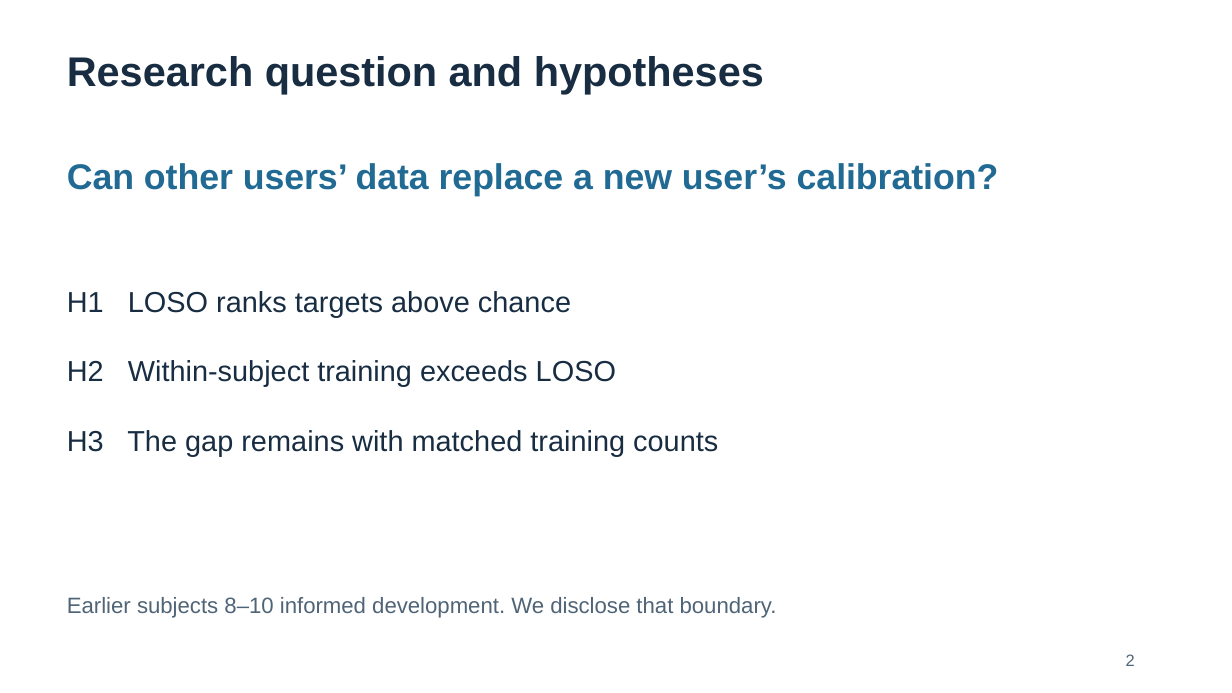
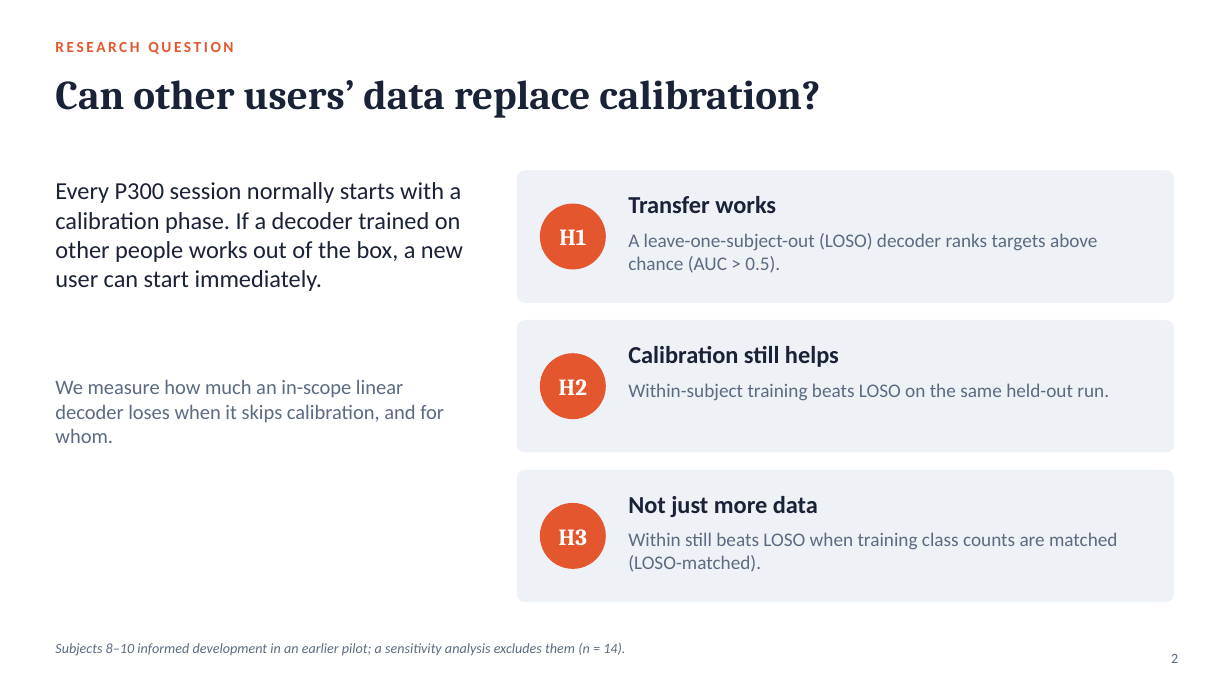
Before and after one commit to B1rzhan07/ROBT613-midterm, a slide deck: slide 2 of bci-midterm/output/presentation.pptx. Drawn at 1232x693 pixels with LibreOffice and Linux fonts; fonts in the diff are those of the drawing. Boxes give left, top, right and bottom in pixels: in the first picture for what was removed or moved away, otherwise in the second. Text is boxed around its words. In the diff, an @@ line names an element or a change of style, - is before the commit and + after.

```diff
--- a/bci-midterm/output/presentation.pptx
+++ b/bci-midterm/output/presentation.pptx
@@ text at (55, 42, 233, 54): text changed; size 32.2 to 12 pt; font Arial to Calibri; text colour #182D42 to #E4572E @@
-Research question and hypotheses
+RESEARCH QUESTION
@@ text at (55, 80, 820, 118): text changed; size 27.8 to 32 pt; font Arial to Cambria; text colour #216A93 to #1A2238 @@
-Can other users’ data replace a new user’s calibration?
+Can other users’ data replace calibration?
@@ rounded rectangle added at (518, 171, 1174, 302), fill #EEF1F6, outline #EEF1F6 1 pt @@
@@ text added at (55, 182, 463, 291), 19 pt, text #1A2238 @@
+Every P300 session normally starts with a calibration phase. If a decoder trained on other people works out of the box, a new user can start immediately.
@@ ellipse added at (541, 204, 605, 269), fill #E4572E, outline #E4572E 1 pt @@
@@ text added at (628, 196, 776, 213), 19 pt, text #1A2238, bold @@
+Transfer works
@@ text added at (559, 229, 586, 245), 18 pt, text #FFFFFF, bold @@
+H1
@@ text added at (628, 233, 1097, 273), 15 pt, text #5B6B82 @@
+A leave-one-subject-out (LOSO) decoder ranks targets above chance (AUC > 0.5).
@@ text removed at (67, 291, 718, 456) @@
-H1 LOSO ranks targets above chance
-H2 Within-subject training exceeds LOSO
-H3 The gap remains with matched training counts
@@ rounded rectangle added at (518, 321, 1174, 452), fill #EEF1F6, outline #EEF1F6 1 pt @@
@@ ellipse added at (541, 354, 605, 419), fill #E4572E, outline #E4572E 1 pt @@
@@ text added at (628, 346, 839, 367), 19 pt, text #1A2238, bold @@
+Calibration still helps
@@ text added at (55, 379, 444, 443), 16 pt, text #5B6B82 @@
+We measure how much an in-scope linear decoder loses when it skips calibration, and for whom.
@@ text added at (559, 379, 587, 395), 18 pt, text #FFFFFF, bold @@
+H2
@@ text added at (628, 383, 1109, 400), 15 pt, text #5B6B82 @@
+Within-subject training beats LOSO on the same held-out run.
@@ rounded rectangle added at (518, 470, 1174, 602), fill #EEF1F6, outline #EEF1F6 1 pt @@
@@ ellipse added at (541, 504, 605, 568), fill #E4572E, outline #E4572E 1 pt @@
@@ text added at (628, 496, 818, 517), 19 pt, text #1A2238, bold @@
+Not just more data
@@ text added at (559, 529, 587, 545), 18 pt, text #FFFFFF, bold @@
+H3
@@ text added at (628, 532, 1117, 572), 15 pt, text #5B6B82 @@
+Within still beats LOSO when training class counts are matched (LOSO-matched).
@@ text at (55, 643, 625, 656): text changed; size 17.2 to 11 pt; font Arial to Calibri; text colour #506477 to #5B6B82; italic on @@
-Earlier subjects 8–10 informed development. We disclose that boundary.
+Subjects 8–10 informed development in an earlier pilot; a sensitivity analysis excludes them (n = 14).
@@ page number: place and size @@
-page number at (1126, 654, 1135, 666)
+page number at (1171, 654, 1178, 663)
@@ page number at (1171, 654, 1178, 663): size 12.8 to 11 pt, font Arial to Calibri, text colour #506477 to #5B6B82; alignment left to right @@
```
Also in this commit, not shown: 10 other slides changed, 3 slides added, 3 slides removed, 14 other files.
